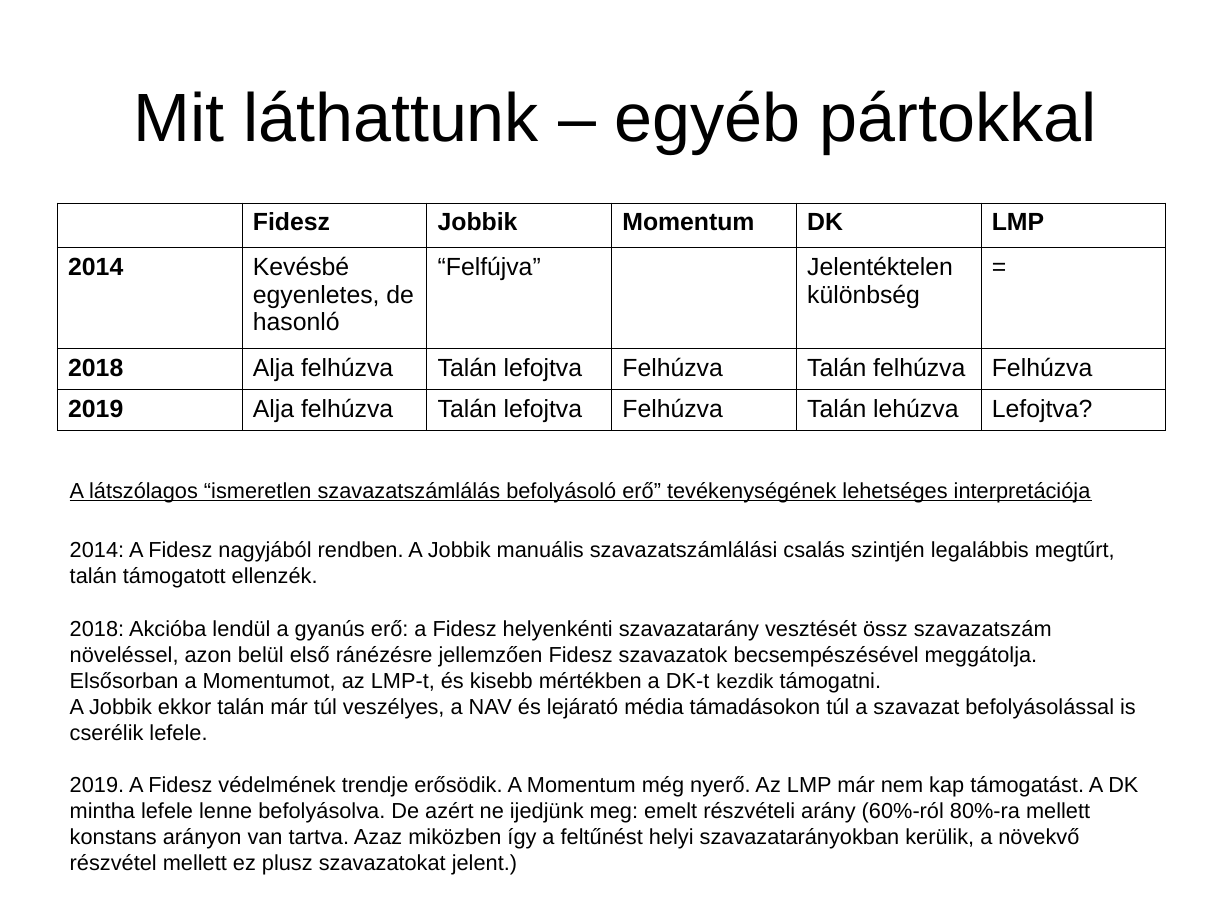
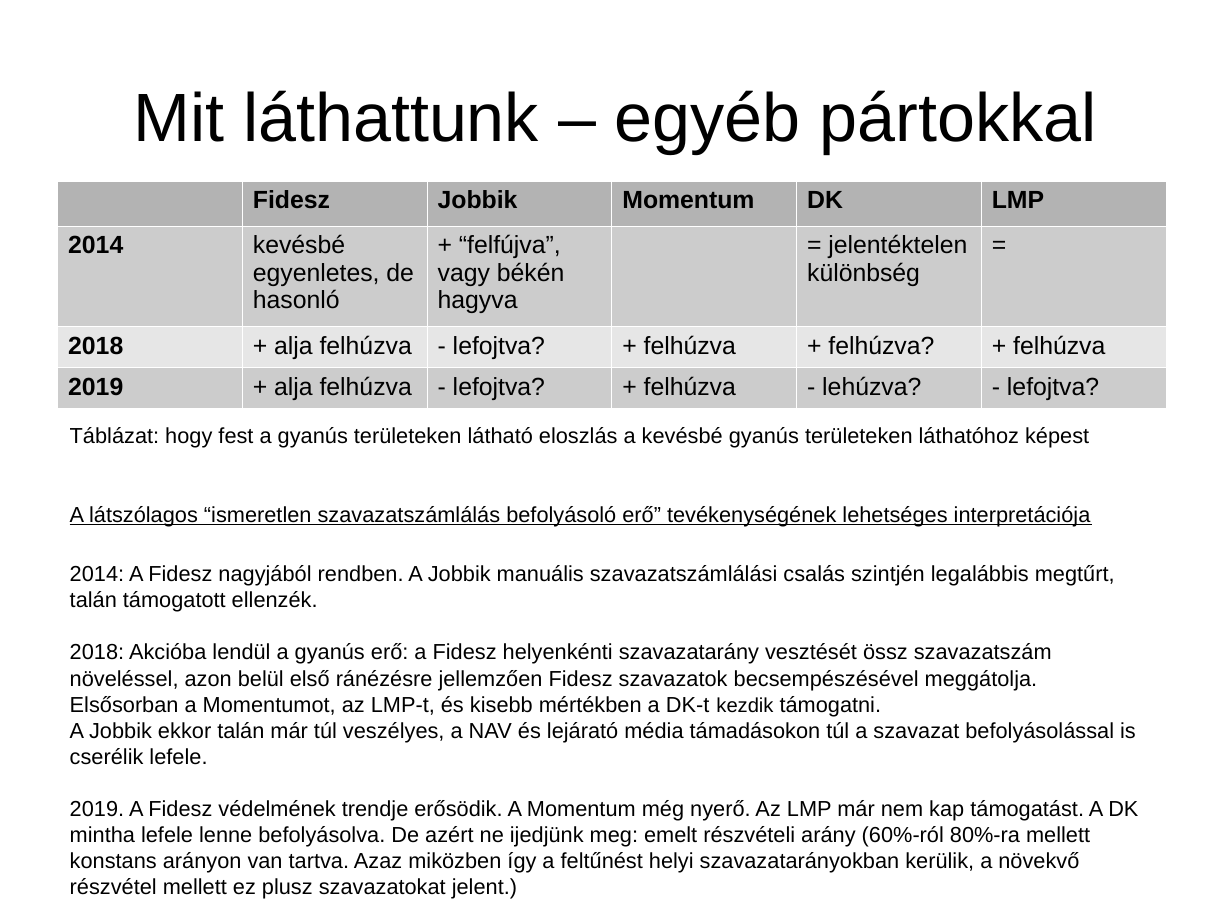
Before and after one commit to brezniczky/ep_elections_2019_hun, a slide deck: slide 21 of slides/hun/slides.odp. Drawn at 1232x924 pixels with LibreOffice and Linux fonts; fonts in the diff are those of the drawing. Boxes give left, top, right and bottom in pixels: in the first picture for what was removed or moved away, otherwise in the second. Text is boxed around its words. In the diff, an @@ line names an element or a change of style, - is before the commit and + after.

```diff
--- a/slides/hun/slides.odp
+++ b/slides/hun/slides.odp
@@ table at (57, 181, 1165, 404) @@
-row 2: 2014 | Kevésbé egyenletes, de hasonló | “Felfújva” |  | Jelentéktelen különbség | =
+row 2: 2014 | kevésbé egyenletes, de hasonló | + “felfújva”, vagy békén hagyva |  | = jelentéktelen különbség | =
-row 3: 2018 | Alja felhúzva | Talán lefojtva | Felhúzva | Talán felhúzva | Felhúzva
+row 3: 2018 | + alja felhúzva | - lefojtva? | + felhúzva | + felhúzva? | + felhúzva
-row 4: 2019 | Alja felhúzva | Talán lefojtva | Felhúzva | Talán lehúzva | Lefojtva?
+row 4: 2019 | + alja felhúzva | - lefojtva? | + felhúzva | - lehúzva? | - lefojtva?
@@ fill none to #B3B3B3 in 5 cells @@
@@ fill none to #CCCCCC in 11 cells @@
@@ fill none to #E6E6E6 in row 3 @@
@@ borders changed @@
@@ table: place and size @@
-table at (57, 203, 1165, 426)
+table at (57, 181, 1165, 404)
@@ text "Táblázat: hogy fest a gyanús ...": place and size @@
-text "Táblázat: hogy fest a gyanús ..." at (70, 482, 1138, 849)
+text "Táblázat: hogy fest a gyanús ..." at (70, 427, 1138, 899)
@@ text at (70, 427, 1089, 448): paragraph added @@
+Táblázat: hogy fest a gyanús területeken látható eloszlás a kevésbé gyanús területeken láthatóhoz képest
```
Also in this commit, not shown: 1 other slide changed, 2 slides added, 4 other files.
